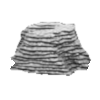
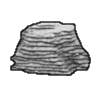
Layers edited between the first and the second 100 × 100 image:
showed "line", painted on it over (x1=10, y1=21, x2=91, y2=76)
